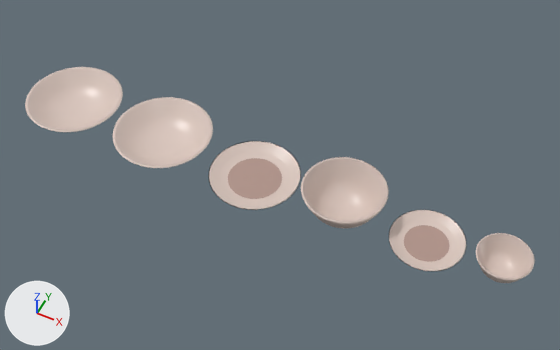
The glTF model public/modelos/NAV-03.glb, before and after one commit.
The view is the same before and after, from a 50 mm lens placed at (0.731, -1.322, 1.711), pointed at (0.062, 0.017, 0.038). The lights are fixed; the arrows at lower left show +X, +Y and +Z. The first picture is the older version. Where no turn or scale is listed for an object, it has been applied to the vertices.
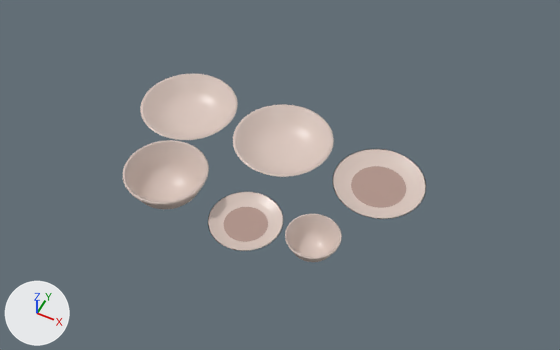
Changed parts and their boxes (x1, y1, x2, y2) in the pictures (560 x 350 px):
```json
{"object": "Mesh_1", "change": "moved", "before": [113, 97, 213, 168], "after": [233, 104, 334, 177]}
{"object": "Mesh_0", "change": "moved", "before": [25, 67, 123, 132], "after": [140, 74, 238, 140]}
{"object": "Mesh_4", "change": "moved", "before": [301, 157, 389, 228], "after": [123, 140, 209, 209]}
{"object": "Mesh_2", "change": "moved", "before": [208, 141, 301, 210], "after": [333, 149, 426, 219]}
{"object": "Mesh_5", "change": "moved", "before": [389, 210, 467, 271], "after": [208, 192, 283, 251]}
{"object": "Mesh_7", "change": "moved", "before": [476, 233, 535, 283], "after": [285, 214, 342, 262]}
{"object": "Mesh_3", "change": "moved", "before": [228, 158, 282, 199], "after": [351, 166, 406, 208]}
{"object": "Mesh_6", "change": "moved", "before": [404, 225, 449, 262], "after": [224, 207, 268, 242]}
```

Edits to the scene script, one JSON object a line:
```json
{"op": "set", "path": "ob_mesh_0.location", "old": "(-0.648, 0.0, 0.0)", "new": "(-0.31, 0.132, 0.0)"}
{"op": "set", "path": "ob_mesh_1.location", "old": "(-0.322, 0.0, 0.0)", "new": "(0.015, 0.132, 0.0)"}
{"op": "set", "path": "ob_mesh_2.location", "old": "(-0.012, 0.0, 0.0)", "new": "(0.325, 0.132, 0.0)"}
{"op": "set", "path": "ob_mesh_3.location", "old": "(-0.012, 0.0, 0.004)", "new": "(0.325, 0.132, 0.004)"}
{"op": "set", "path": "ob_mesh_4.location", "old": "(0.268, 0.0, 0.0)", "new": "(-0.205, -0.162, 0.0)"}
{"op": "set", "path": "ob_mesh_5.location", "old": "(0.518, 0.0, 0.0)", "new": "(0.045, -0.162, 0.0)"}
{"op": "set", "path": "ob_mesh_6.location", "old": "(0.518, 0.0, 0.004)", "new": "(0.045, -0.162, 0.004)"}
{"op": "set", "path": "ob_mesh_7.location", "old": "(0.722, 0.0, 0.0)", "new": "(0.25, -0.162, 0.0)"}
```
